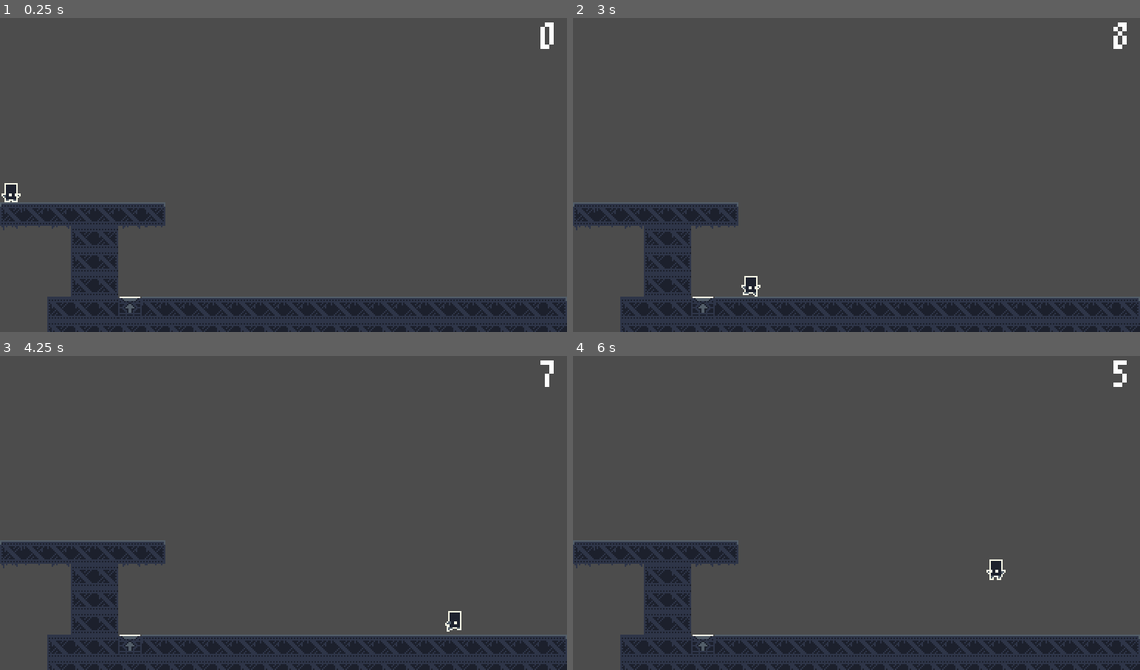
Above: before the commit, frames 1-4 (two rows, left to right).
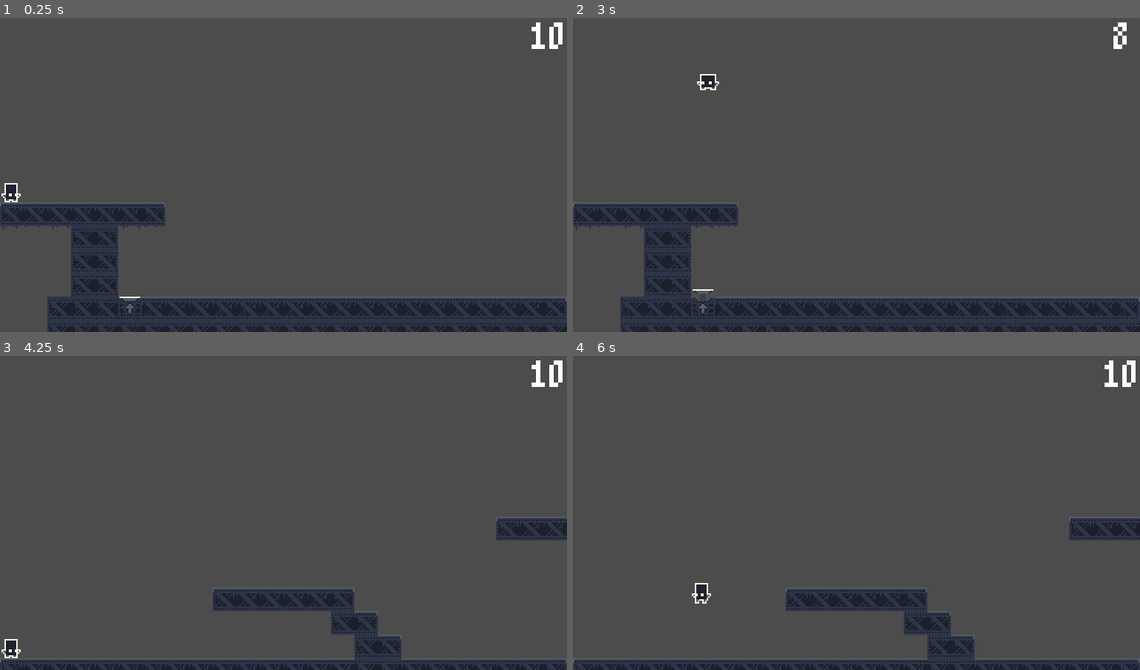
Above: after the commit, the same moments.

Repository: CodePidgy/Time-Step
Game: Godot game, scene res://src/Main/Game.tscn
The game is run twice, just before and just after one commit, with the same random seed, the same clock (stepped at 60 frames per second) and the same inputs.
Inputs (mouse positions are in pixels of both pictures, inside the frame that each line leads up to):
- Up to frame 1 (0.25 s): no input
- Up to frame 2 (3 s): tap Enter at 0.5 s; move the mouse to (981, 156) at 0.52 s; hold D (move_right) 0.53-2.03 s; right-click (981, 156) at 0.6 s; tap Space (jump) at 0.77, 1.07, 1.52, 1.55, 1.82 s; click (981, 156) at 0.8 s; move the mouse to (743, 187) at 1.27 s; click (743, 187) at 1.35 s; move the mouse to (913, 102) at 2.02 s; hold A (move_left) 2.03-2.78 s; hold Space (jump) 2.03-2.78 s; right-click (913, 102) at 2.3 s; move the mouse to (828, 237) at 2.77 s; hold D (move_right) from 2.78 s (still down); right-click (828, 237) at 2.85 s
- Up to frame 3 (4.25 s): keep holding D (move_right); tap Space (jump) at 3.02, 3.32 s; click (255, 575) at 3.05 s; move the mouse to (453, 560) at 3.52 s; hold Space (jump) from 3.53 s (still down); click (453, 560) at 3.6 s
- Up to frame 4 (6 s): move the mouse to (686, 462) at 4.27 s; release D (move_right) at 4.28 s; release Space (jump) at 4.28 s; hold A (move_left) 4.28-5.03 s; right-click (686, 462) at 4.35 s; tap Space (jump) at 4.52, 4.82, 5.85 s; move the mouse to (884, 509) at 5.02 s; hold D (move_right) 5.03-5.78 s; click (884, 509) at 5.1 s; move the mouse to (771, 431) at 5.77 s; hold A (move_left) from 5.78 s (still down)

The runs differ from the first frame. In frame 1, 0.3% of the frame differs, in the area x 93-100%, y 1-10%; in frame 2, 0.4%; in frame 3, 15%; in frame 4, 15%, in the area x 0-100%, y 1-100%.

Commit message:
Add Launcher functionality

Diff:
--- a/src/Actor/Player/Player.gd
+++ b/src/Actor/Player/Player.gd
@@ -2,12 +2,14 @@
 
 
 onready var GRAVITY = ProjectSettings.get("physics/2d/default_gravity")
+onready var SM = $StateMachine
+onready var SPRITE = $Sprite
+onready var COLLISION = $CollisionShape2D
 onready var ANIMATION_PLAYER = $AnimationPlayer
-onready var SPRITE = $Sprite
-onready var SM = $StateMachine
 
 export var SPEED = 150
 export var JUMP_VELOCITY = 350
+export var LAUNCH_SPEED = 700
 
 var velocity = Vector2.ZERO
 
@@ -29,3 +31,8 @@
 
 func apply_movement():
 	velocity = move_and_slide(velocity, Vector2.UP)
+
+
+func handle_launch():
+	velocity = Vector2(0, -LAUNCH_SPEED)
+	COLLISION.set_deferred("disabled", true)
--- a/src/Actor/Player/Player.tscn
+++ b/src/Actor/Player/Player.tscn
@@ -57,8 +57,7 @@
 "values": [ 9 ]
 }
 
-[sub_resource type="Animation" id=3]
-resource_name = "idle"
+[sub_resource type="Animation" id=5]
 length = 0.1
 loop = true
 step = 0.6
@@ -109,8 +108,7 @@
 "values": [ 12, 13, 14, 15 ]
 }
 
-[sub_resource type="Animation" id=4]
-resource_name = "run"
+[sub_resource type="Animation" id=8]
 length = 0.8
 loop = true
 tracks/0/type = "value"
@@ -126,8 +124,7 @@
 "values": [ 0, 1, 2, 3, 4, 5, 6, 7 ]
 }
 
-[sub_resource type="Animation" id=2]
-resource_name = "wait"
+[sub_resource type="Animation" id=9]
 length = 0.1
 loop = true
 tracks/0/type = "value"
@@ -160,11 +157,11 @@
 
 [node name="AnimationPlayer" type="AnimationPlayer" parent="."]
 autoplay = "wait"
-anims/atk_heavy = SubResource( 5 )
-anims/atk_light = SubResource( 6 )
-anims/fall = SubResource( 7 )
-anims/idle = SubResource( 3 )
-anims/jump = SubResource( 8 )
-anims/launch = SubResource( 9 )
-anims/run = SubResource( 4 )
-anims/wait = SubResource( 2 )
+anims/atk_heavy = SubResource( 2 )
+anims/atk_light = SubResource( 3 )
+anims/fall = SubResource( 4 )
+anims/idle = SubResource( 5 )
+anims/jump = SubResource( 6 )
+anims/launch = SubResource( 7 )
+anims/run = SubResource( 8 )
+anims/wait = SubResource( 9 )
--- a/src/Actor/Player/PlayerSM.gd
+++ b/src/Actor/Player/PlayerSM.gd
@@ -14,8 +14,11 @@
 
 func _state_logic(delta):
 	if state != States.WAIT:
-		parent.apply_gravity(delta)
-		parent.handle_move_input()
+		if state != States.LAUNCH:
+			parent.apply_gravity(delta)
+			parent.handle_move_input()
+		elif state == States.LAUNCH:
+			parent.handle_launch()
 		parent.apply_movement()
 
 
--- a/src/Main/Game.gd
+++ b/src/Main/Game.gd
@@ -2,6 +2,7 @@
 
 
 onready var TIMER = $Timer
+onready var SWITCHLEVEL_TIMER = $SwitchLevel
 onready var TIMER_UI = $CanvasLayer/UI/Label
 
 var started = false
@@ -14,7 +15,7 @@
 
 
 func _physics_process(_delta):
-	TIMER_UI.text = str(round(TIMER.get_time_left()))
+	TIMER_UI.text = str(round(TIMER.get_time_left())) if not TIMER.is_stopped() else "10"
 
 
 func _input(event):
@@ -41,3 +42,5 @@
 		remove_child(_load_current_level())
 		level += 1
 	add_child(_load_next_level())
+
+	TIMER.stop()
--- a/src/Main/Game.tscn
+++ b/src/Main/Game.tscn
@@ -31,6 +31,11 @@
 wait_time = 10.0
 one_shot = true
 
+[node name="SwitchLevel" type="Timer" parent="."]
+wait_time = 1.25
+one_shot = true
+
 [node name="CanvasLayer" type="CanvasLayer" parent="."]
 
 [node name="UI" parent="CanvasLayer" instance=ExtResource( 2 )]
+[connection signal="timeout" from="SwitchLevel" to="." method="go_to_next_level"]
--- /dev/null
+++ b/src/Tiles/Launcher.gd
@@ -0,0 +1,20 @@
+extends Area2D
+
+
+onready var PISTON = $Piston
+onready var TWEEN = $Piston/Tween
+
+export var LAUNCH_SPEED = 2
+
+var activated = false
+
+
+func launch(body):
+	if body.name == "Player" and not activated:
+		TWEEN.interpolate_property(PISTON, "position", PISTON.position, PISTON.position - Vector2(0, 5), 1.0/LAUNCH_SPEED, Tween.TRANS_ELASTIC, Tween.EASE_OUT)
+		TWEEN.start()
+
+		Globals.PLAYER.SM.set_state(Globals.PLAYER.SM.States.LAUNCH)
+
+		Globals.GAME.TIMER.set_paused(true)
+		Globals.GAME.SWITCHLEVEL_TIMER.start()
--- a/src/Tiles/Launcher.tscn
+++ b/src/Tiles/Launcher.tscn
@@ -1,14 +1,16 @@
-[gd_scene load_steps=4 format=2]
+[gd_scene load_steps=5 format=2]
 
 [ext_resource path="res://assets/art/tiles/launcher sheet.png" type="Texture" id=1]
+[ext_resource path="res://src/Tiles/Launcher.gd" type="Script" id=2]
 
 [sub_resource type="RectangleShape2D" id=1]
 extents = Vector2( 7, 2 )
 
 [sub_resource type="RectangleShape2D" id=2]
-extents = Vector2( 3, 8 )
+extents = Vector2( 2, 8 )
 
 [node name="Launcher" type="Area2D"]
+script = ExtResource( 2 )
 
 [node name="Piston" type="KinematicBody2D" parent="."]
 __meta__ = {
@@ -33,3 +35,4 @@
 [node name="CollisionShape2D" type="CollisionShape2D" parent="."]
 position = Vector2( 0, -16 )
 shape = SubResource( 2 )
+[connection signal="body_entered" from="." to="." method="launch"]
Not shown: 5 places in src/Actor/Player/Player.tscn that only renumber resources
